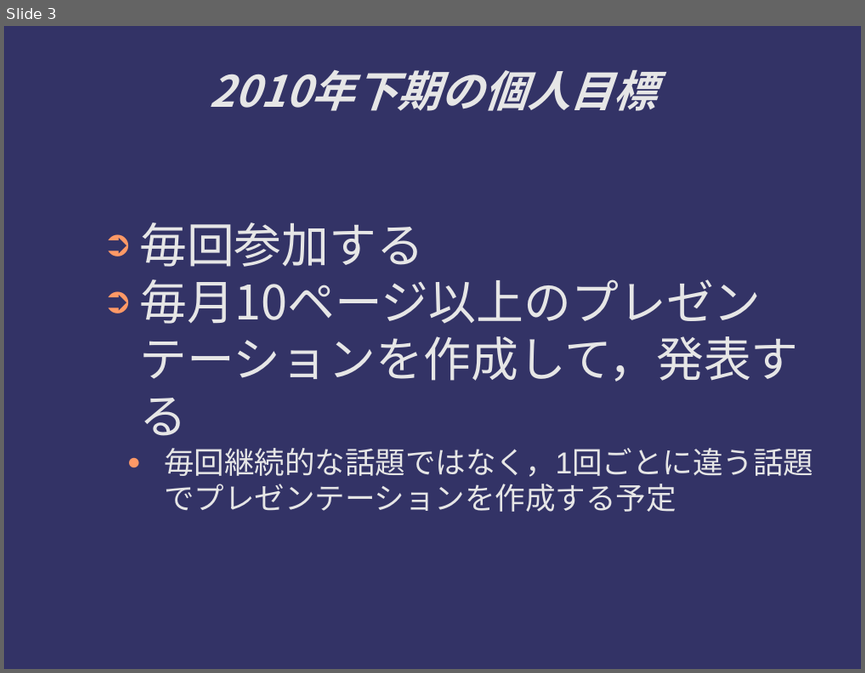
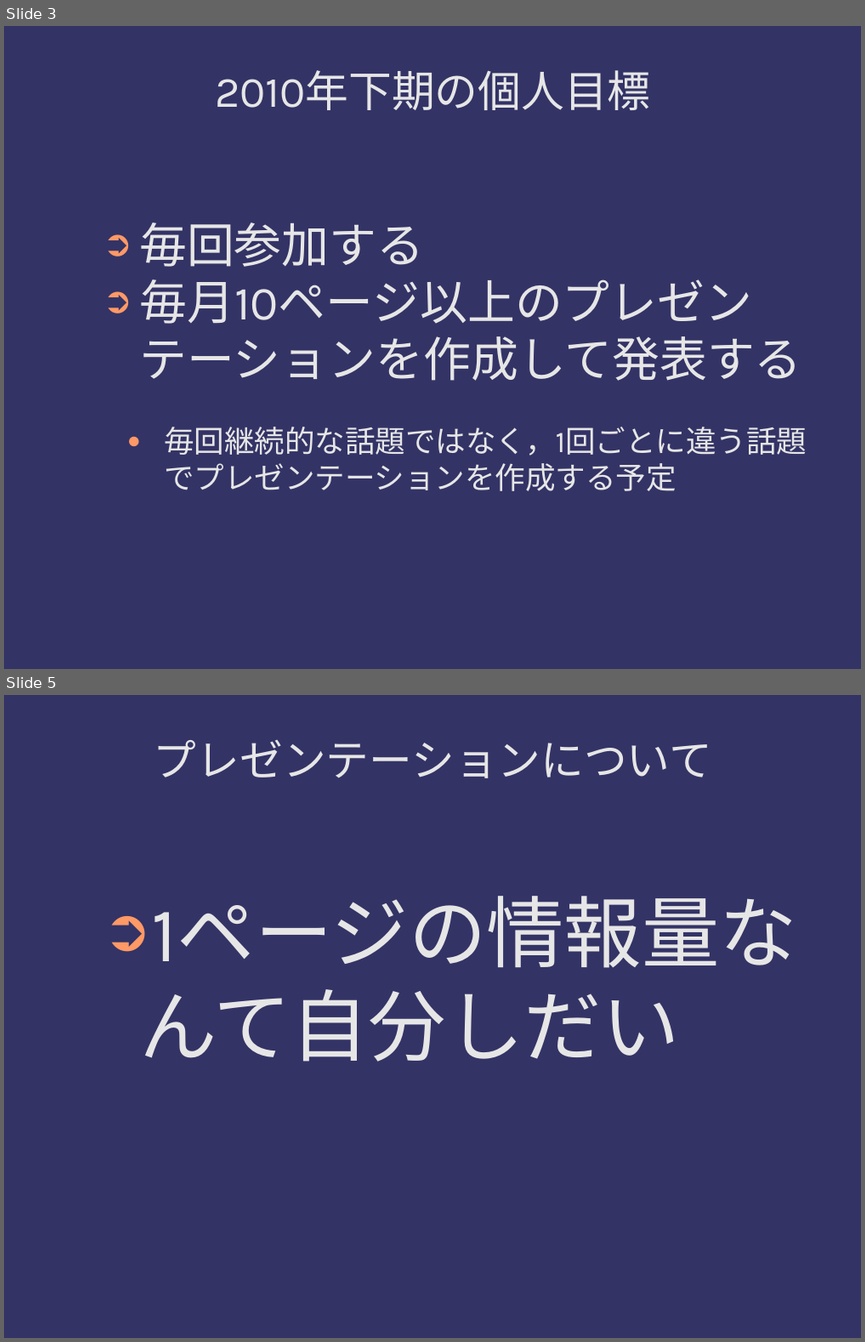
Before and after one commit to red13/presentations, a slide deck: android_20101120/2h_target.odp. Shown one above the other, each under a label of ours: slide 3 before the commit, slides 3 and 5 after it; the slides between them are not shown. The pictures are 865x673 and 865x1342 pixels, drawn with LibreOffice and Linux fonts; fonts in the diff are those of the drawing; background and template pictures are left out. Boxes give left, top, right and bottom in pixels: in the first picture for what was removed or moved away, otherwise in the second. Text is boxed around its words. In the diff, an @@ line names an element or a change of style, - is before the commit and + after.

Commit message:
プレゼン資料を更新

```diff
--- a/android_20101120/2h_target.odp
+++ b/android_20101120/2h_target.odp
@@ slide 5 added at (4,695,861,1338), background #333366 @@
@@ title added at (154,740,712,778), 40 pt, text #E6E6E6 @@
+プレゼンテーションについて
@@ text added at (97,884,817,1289), 72 pt, text #E6E6E6 @@
+➲ 1ページの情報量なんて自分しだい
@@ slide 3 changed as well @@
@@ title "2010年下期の個人目標" at (215,70,650,110): font Noto Sans CJK JP to Karla, bold off, italic off @@
@@ text at (139,222,806,455): font Noto Sans CJK JP to Karla in "毎回参加する"; font Arial to Karla in "毎回継続的な話題ではなく，1回ごとに違う話題でプレゼンテーションを作成する予定" @@
@@ text at (139,279,752,324): text changed; font Noto Sans CJK JP to Karla @@
-➲ 毎月10ページ以上のプレゼンテーションを作成して，発表する
+➲ 毎月10ページ以上のプレゼンテーションを作成して発表する
```
Also in this commit, not shown: 2 other slides changed, 15 other slides added, 1 other file.
